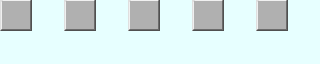
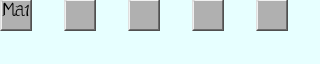
Layer changes from the first 320px x 64px image to the second:
added layer "Ma1" above "背景" over [left=2, top=2, right=29, bottom=17]
